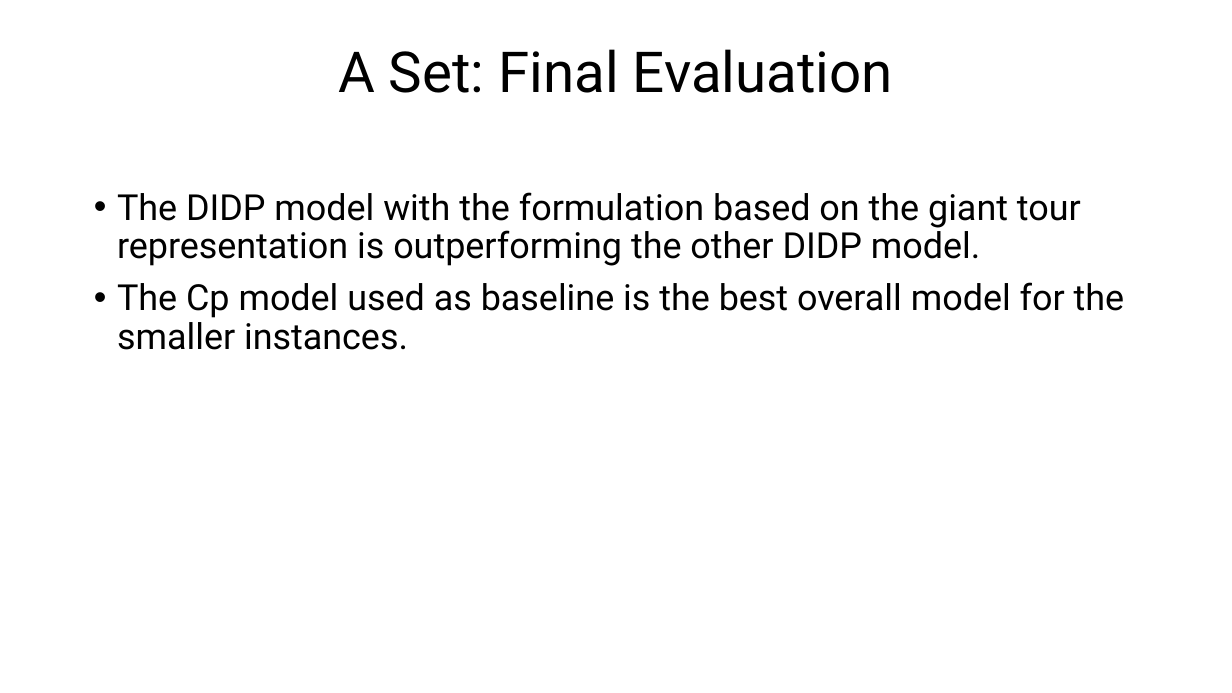
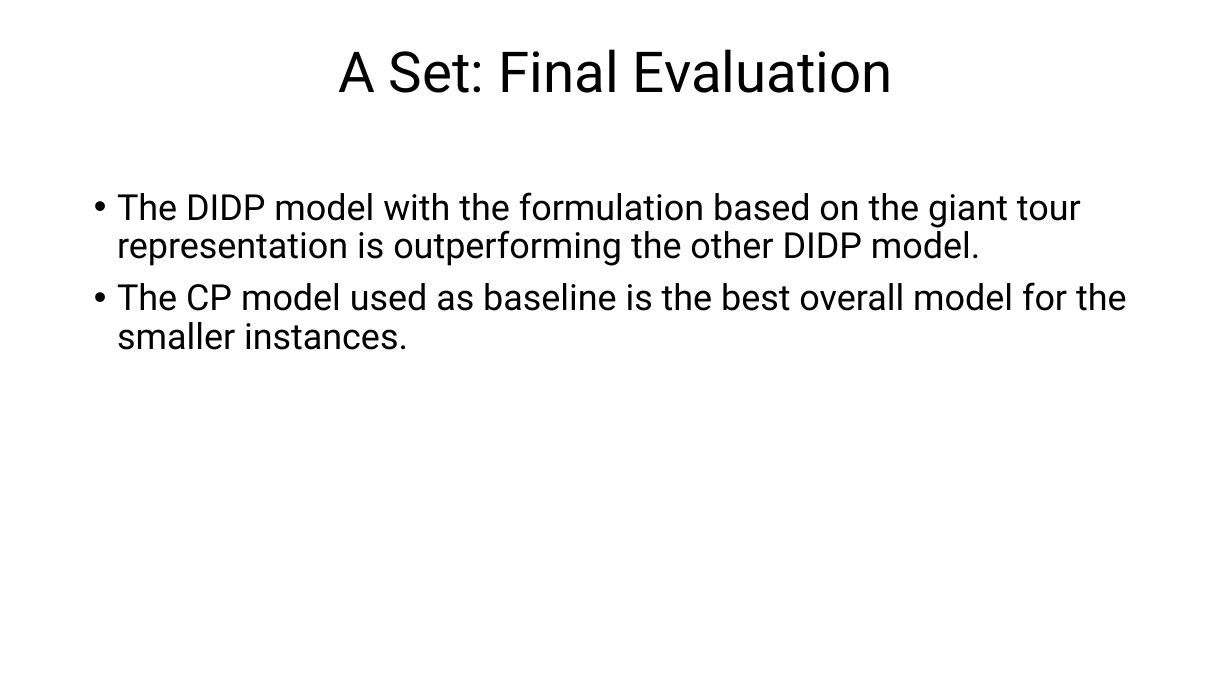
Before and after one commit to FabioGiordana/DIDP-On-Routing-Problems, a slide deck: slide 29 of mmcvrp/VrpSets/MM-CVRP-v2.pptx. Drawn at 1232x693 pixels with LibreOffice and Linux fonts; fonts in the diff are those of the drawing. Boxes give left, top, right and bottom in pixels: in the first picture for what was removed or moved away, otherwise in the second. Text is boxed around its words. In the diff, an @@ line names an element or a change of style, - is before the commit and + after.

```diff
--- a/mmcvrp/VrpSets/MM-CVRP-v2.pptx
+++ b/mmcvrp/VrpSets/MM-CVRP-v2.pptx
@@ text at [117,282,1127,350]: text changed @@
-• The Cp model used as baseline is the best overall model for the smaller instances.
+• The CP model used as baseline is the best overall model for the smaller instances.
```
Also in this commit, not shown: 4 other slides changed.
